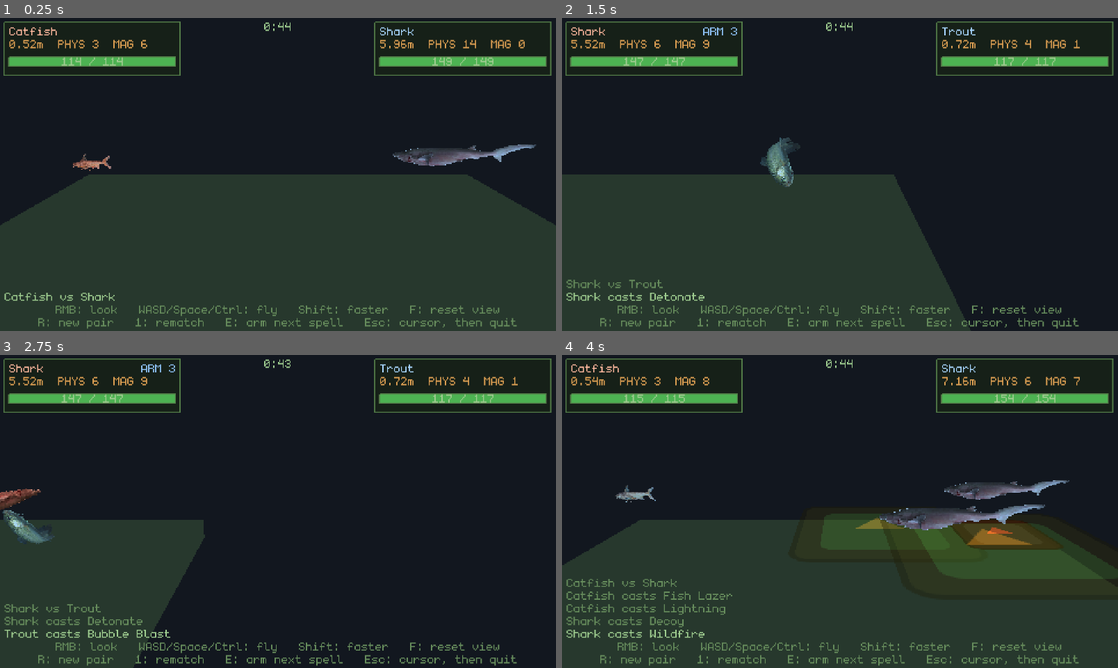
Above: before the commit, frames 1-4 (two rows, left to right).
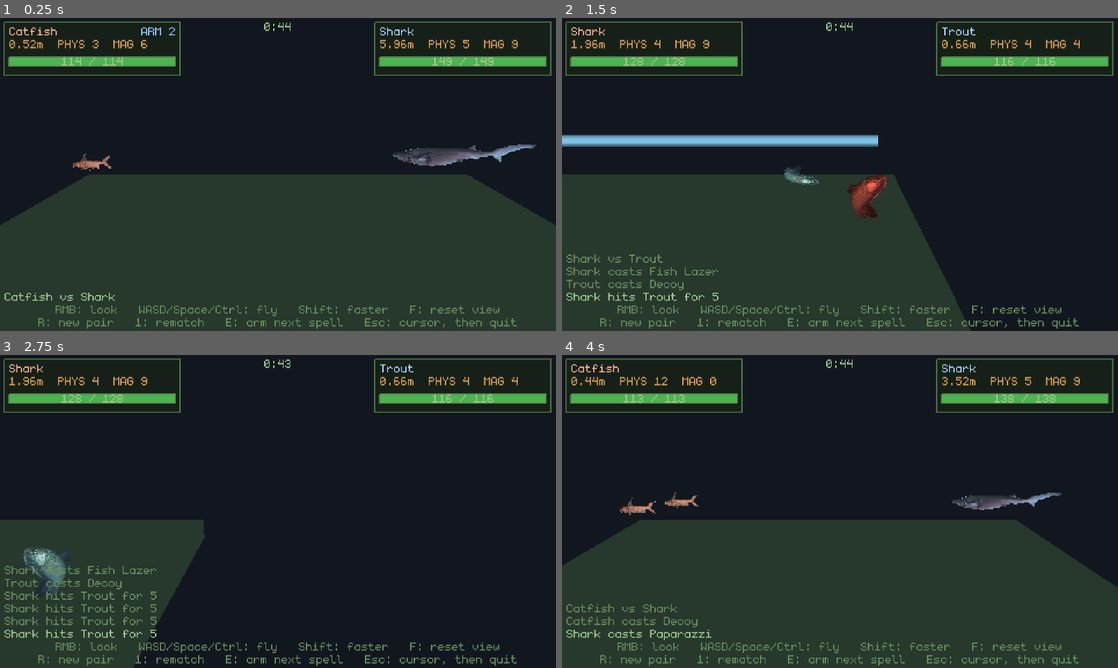
Above: after the commit, the same moments.

Repository: poissew/fishing-game
Game: Godot game, scene res://dev/TestArena.tscn
The game is run twice, just before and just after one commit, with the same random seed, the same clock (stepped at 60 frames per second) and the same inputs. This scene is started directly instead of the project's main scene. The engine's default icon, where the game draws it, is replaced by a stand-in: a white triangle on a blue panel in a dark square.
Inputs (mouse positions are in pixels of both pictures, inside the frame that each line leads up to):
- Up to frame 1 (0.25 s): no input
- Up to frame 2 (1.5 s): tap Enter (ui_accept) at 0.5, 0.77 s; move the mouse to (962, 158) at 0.52 s; hold D (right) 0.53-1.25 s; hold E (interact) 0.53-1.25 s; click (962, 158) at 0.67 s; drag from (728, 190) to (812, 237) at 1.27 s
- Up to frame 3 (2.75 s): move the mouse to (333, 442) at 2.02 s; hold D (right) from 2.03 s (still down); tap Space at 2.1 s
- Up to frame 4 (4 s): release D (right) at 2.75 s; drag from (812, 574) to (673, 464) at 2.77 s; move the mouse to (1006, 558) at 3.52 s; hold A (left) from 3.53 s (still down); hold Shift from 3.53 s (still down); tap Enter (ui_accept) at 3.77 s

The runs differ from the first frame. In frame 1, 0.2% of the frame differs, in the area x 25-95%, y 2-10%; in frame 2, 4.4%; in frame 3, 2.8%; in frame 4, 6.5%, in the area x 0-100%, y 6-92%.

Commit message:
feat: add leach spell

Diff:
--- a/classes/battle_fish.gd
+++ b/classes/battle_fish.gd
@@ -195,6 +195,10 @@
 ## Fired when this fish loses health. `from` is the fish that did it, or null
 ## for damage that came from somewhere else.
 signal took_damage(amount: int, from: BattleFish)
+
+## Fired when health goes back on, with what was actually put back. Only Leech
+## does this - nothing else in the arena gives any.
+signal healed(amount: int)
 ## Fired when the blow that would have killed this fish is held off instead,
 ## with how long it has left on its feet.
 signal last_stand_started(seconds: float)
@@ -296,6 +300,10 @@
 var _beam_firing := false
 var _beam_tick := 0.0
 var _beam_dir := Vector3.RIGHT
+
+## The leeches this fish has dropped that are still about, waiting or attached.
+## Counted against LeechSpellData.max_stacks, and pruned as it counts.
+var _leeches: Array[SpellLeech] = []
 
 ## The volley a spell left running: what there is still to fire, at what, and
 ## how long the fish hangs there before gravity gets it back.
@@ -356,6 +364,7 @@
 	# A fish sent into the arena again gets its refusal back with its health.
 	_last_stand_left = 0.0
 	_last_stand_used = false
+	_leeches.clear()
 	_end_clone()
 	_read_passives()
 	# bind_fish() is usually called before the body is in the tree, so the
@@ -515,6 +524,19 @@
 ## 0.0 dead, 1.0 untouched. For a health bar over the fish.
 func health_ratio() -> float:
 	return fish.health_ratio() if fish != null else 0.0
+
+## Puts health back, and returns what actually went back on. Deliberately
+## narrow, because Leech is the only thing in the arena that heals anything: a
+## dead fish stays dead, and a fish topped up during its last stand still dies
+## when the stand runs out, since _tick_last_stand() collects whatever it has at
+## that moment rather than what it had when the blow was refused.
+func heal(amount: int) -> int:
+	if fish == null or not is_alive() or amount <= 0:
+		return 0
+	var gained := fish.heal(amount)
+	if gained > 0:
+		healed.emit(gained)
+	return gained
 
 ## Takes `amount` off the bound fish and returns what it actually lost. This is
 ## the way every touch gets applied; the shove is away from the fish that landed
@@ -1380,14 +1402,35 @@
 	if not landed or fish == null or not is_alive() or is_stunned() or _hang_left > 0.0:
 		return
 	for spell in fish.ready_spells(SpellData.Trigger.ON_LANDING):
-		var burn := spell.data as BurnZoneSpellData
-		if burn == null:
+		if not _worth_landing(spell.data):
 			continue
 		var damage := spell.try_cast_at(caster_power(spell.data))
 		if damage == SpellInstance.NOT_READY:
 			continue
 		cast_spell.emit(spell.data, null)
+		_apply_on_landing(spell.data, damage)
+
+## Whether a spell waiting on a landing has anything to do with this one. A
+## patch of fire always has; a leech has not, once the fish already has as many
+## out as the spell allows. Refusing here rather than after the cast is what
+## keeps the cooldown from being spent on a leech that was never dropped - a
+## fish lands constantly, so the stack is the pacing and the cooldown only sets
+## how fast the fish can build it back up.
+func _worth_landing(data: SpellData) -> bool:
+	var leech := data as LeechSpellData
+	if leech != null:
+		return leech_count() < leech.max_stacks
+	return data is BurnZoneSpellData
+
+## What a spell does with the landing once it has been paid for.
+func _apply_on_landing(data: SpellData, damage: int) -> void:
+	var burn := data as BurnZoneSpellData
+	if burn != null:
 		_light_zone(burn, damage)
+		return
+	var leech := data as LeechSpellData
+	if leech != null:
+		_drop_leech(leech, damage)
 
 ## Leaves a patch of fire where the fish just came down. Parented alongside it
 ## rather than under it, like every other effect, so it stays where it was lit
@@ -1399,6 +1442,28 @@
 		damage, self)
 	if zone != null:
 		zone.hit_fish.connect(_on_bubble_hit)
+
+## How many of this fish's leeches are still about, waiting or attached, and
+## the only place the list is pruned: a leech frees itself, so the count is
+## worked out by asking rather than by being told.
+func leech_count() -> int:
+	var live: Array[SpellLeech] = []
+	for leech in _leeches:
+		if is_instance_valid(leech):
+			live.append(leech)
+	_leeches = live
+	return _leeches.size()
+
+## Leaves a leech on the floor where the fish just came down. Parented alongside
+## it like every other effect, so it stays where it was dropped, and kept in
+## `_leeches` so the fish knows how many it has out.
+func _drop_leech(spell: LeechSpellData, damage: int) -> void:
+	var leech := SpellLeech.drop(_effect_parent(), ground_position(), spell,
+		damage, self)
+	if leech == null:
+		return
+	leech.hit_fish.connect(_on_bubble_hit)
+	_leeches.append(leech)
 
 ## Spends a spell that was waiting for the top of a hop. Nothing to shoot at
 ## means the charge is kept rather than spent on the scenery - unlike an ON_HIT
--- a/classes/fish_data.gd
+++ b/classes/fish_data.gd
@@ -20,6 +20,7 @@
 	preload("res://data/spells/fishnet.tres"),
 	preload("res://data/spells/fish_lazer.tres"),
 	preload("res://data/spells/lightning.tres"),
+	preload("res://data/spells/leech.tres"),
 ]
 
 enum Rarity {
--- /dev/null
+++ b/classes/spells/leech_spell_data.gd
@@ -0,0 +1,63 @@
+## Leeches dropped on the floor, which latch onto whatever stands on them and
+## drink.
+##
+## The fish leaves one behind every time it lands, up to `max_stacks` of them at
+## once - that cap is the real pacing, not the cooldown, because a fish lands
+## constantly. A leech waits `life` seconds for somebody to come along; once it
+## has caught one it rides that fish for `duration`, taking `damage_scale` of the
+## owner's magic every `interval` and handing `heal_share` of it back.
+##
+## It is the only spell that gives health rather than only taking it, so the
+## swing is twice what the damage says: what the victim loses, the owner gains.
+class_name LeechSpellData
+extends SpellData
+
+@export_category("Leeches")
+## How many of one fish's leeches can be out at once, waiting or attached. The
+## fish simply does not drop another until one of them is gone.
+@export_range(1, 10, 1) var max_stacks: int = 3
+## Seconds a leech lies on the floor waiting before it dries up.
+@export_range(1.0, 60.0, 0.5, "suffix:s") var life: float = 12.0
+## And how long it drinks for once it has latched on.
+@export_range(0.5, 30.0, 0.5, "suffix:s") var duration: float = 5.0
+## Seconds between two mouthfuls.
+@export_range(0.1, 5.0, 0.05, "suffix:s") var interval: float = 0.5
+
+@export_category("Bite")
+## Damage a mouthful is worth, as a share of the owner's magic damage.
+##
+## Low, and the healing lower still, because this spell swings twice: what it
+## takes off one fish it puts on another. At 0.3 and a full share back it won
+## 9 arena rounds out of 9 and dragged three of them into sudden death, the
+## owner simply out-drinking the damage it was taking.
+@export var damage_scale: float = 0.2
+## How much of what it drinks goes back to the fish that dropped it. 1.0 is all
+## of it; the owner has to still be alive to get any.
+@export_range(0.0, 2.0, 0.05) var heal_share: float = 0.5
+## How close a fish has to be to be caught, and how far off the floor it may be
+## while it happens - a leech is on the ground, so something flying over it is
+## not standing on it.
+@export_range(0.05, 3.0, 0.05, "suffix:m") var radius: float = 0.45
+@export_range(0.05, 3.0, 0.05, "suffix:m") var height: float = 0.6
+
+@export_category("Look")
+## What a leech is drawn as. Left empty it uses the project icon, the same
+## stand-in Wildfire uses until there is art for it.
+@export var texture: Texture2D
+@export var tint: Color = Color(0.45, 0.10, 0.18, 1.0)
+## And the tint it takes once it is attached and feeding.
+@export var fed_tint: Color = Color(0.85, 0.15, 0.25, 1.0)
+## How big one is drawn, nose to tail.
+@export_range(0.05, 2.0, 0.05, "suffix:m") var leech_size: float = 0.3
+
+## A share of the owner's magic damage, per mouthful.
+func compute_damage(caster_power: int) -> int:
+	return maxi(1, int(round(caster_power * damage_scale)))
+
+## How much of a bite of `amount` the owner gets back.
+func healing_for(amount: int) -> int:
+	return maxi(0, int(round(amount * heal_share)))
+
+## How many mouthfuls one leech gets, if it is left to finish.
+func bite_count() -> int:
+	return maxi(1, int(floor(maxf(duration, 0.1) / maxf(interval, 0.05))))
--- /dev/null
+++ b/classes/spells/spell_leech.gd
@@ -0,0 +1,166 @@
+## One leech: it lies on the floor until something stands on it, then rides that
+## fish and drinks until it is full.
+##
+## Two lives in one node. On the floor it is waiting and does nothing but look
+## for a fish it may catch; attached it stops caring about the floor entirely
+## and follows its victim, which is why it is drawn billboarded rather than laid
+## flat the way SpellFireZone is - it spends most of its life on the side of a
+## fish rather than on the ground.
+##
+## Like every other effect that outlives its caster it carries its own copy of
+## what it needs: the damage rolled when it was dropped, and the team it must
+## not bite. What it cannot carry is the healing - that goes to a fish that has
+## to still be there, so the owner is checked every mouthful and a leech whose
+## owner has died simply keeps drinking for nothing.
+class_name SpellLeech
+extends Sprite3D
+
+## Used when the spell brings no art of its own.
+const DEFAULT_TEXTURE: Texture2D = preload("res://icon.svg")
+
+## How far above the floor a waiting leech sits, so it does not z-fight it.
+const GROUND_LIFT := 0.04
+## And how far up the side of a fish it climbs once it has latched on.
+const RIDE_HEIGHT := 0.12
+
+## It twitches while it waits, so a leech on the floor is not mistaken for a
+## decal that has been left behind.
+const IDLE_PULSE := 0.18
+const IDLE_RATE := 2.4
+## Share of its remaining life over which it fades out.
+const FADE_LAST := 0.3
+
+## Fired when a mouthful takes health off something, so the owner can report it.
+## There is no signal for the healing: that arrives on the owner itself, as
+## BattleFish.healed, which is where anything watching would look for it.
+signal hit_fish(target: BattleFish, amount: int)
+
+var _spell: LeechSpellData = null
+var _damage := 0
+var _team := -1
+var _caster: BattleFish = null
+var _victim: BattleFish = null
+var _left := 0.0
+## The full length of whichever life it is living - `life` while it waits,
+## `duration` once it has latched on - so the fade is measured against the right
+## clock rather than always against the long one.
+var _span := 1.0
+var _timer := 0.0
+var _age := 0.0
+
+## Drops a leech at `ground`, which is the floor the fish came down on. The
+## caller keeps hold of it for the signals and to count its own stack.
+static func drop(parent: Node3D, ground: Vector3, spell: LeechSpellData,
+		damage: int, caster: BattleFish) -> SpellLeech:
+	if parent == null or spell == null or caster == null:
+		return null
+	var leech := SpellLeech.new()
+	leech._spell = spell
+	leech._damage = damage
+	leech._caster = caster
+	leech._team = caster.team
+	leech._left = maxf(spell.life, 0.1)
+	leech._span = leech._left
+	leech.texture = spell.texture if spell.texture != null else DEFAULT_TEXTURE
+	leech.modulate = spell.tint
+	leech.texture_filter = BaseMaterial3D.TEXTURE_FILTER_NEAREST
+	leech.shaded = false
+	# Billboarded, like the bubble and unlike a patch of fire: it ends up stuck
+	# to the side of a fish, where a quad lying flat would be edge-on.
+	leech.billboard = BaseMaterial3D.BILLBOARD_ENABLED
+	leech.alpha_cut = SpriteBase3D.ALPHA_CUT_DISCARD
+	leech.pixel_size = spell.leech_size / maxf(float(leech.texture.get_width()), 1.0)
+	parent.add_child(leech)
+	leech.global_position = ground + Vector3.UP * GROUND_LIFT
+	return leech
+
+## Whether this one has caught something and is drinking.
+func is_attached() -> bool:
+	return _victim != null and is_instance_valid(_victim)
+
+func _process(delta: float) -> void:
+	if _spell == null:
+		return
+	_age += delta
+	var fade := clampf(_left / (maxf(_span, 0.1) * FADE_LAST), 0.0, 1.0)
+	if is_attached():
+		modulate = _spell.fed_tint
+		modulate.a = _spell.fed_tint.a * fade
+		return
+	# Waiting: breathing quietly on the floor.
+	modulate = _spell.tint
+	modulate.a = _spell.tint.a * fade \
+		* (1.0 - IDLE_PULSE + IDLE_PULSE * sin(_age * TAU * IDLE_RATE))
+
+func _physics_process(delta: float) -> void:
+	if _spell == null:
+		queue_free()
+		return
+	_left -= delta
+	if _left <= 0.0:
+		queue_free()
+		return
+	if is_attached():
+		_ride(delta)
+	elif _victim != null:
+		# It was riding a fish that has since been freed: nothing to hold on to.
+		queue_free()
+	else:
+		_look_for_a_fish()
+
+## Rides its victim and drinks on the clock.
+func _ride(delta: float) -> void:
+	global_position = _victim.global_position + Vector3.UP * RIDE_HEIGHT
+	if not _victim.is_alive():
+		queue_free()
+		return
+	_timer -= delta
+	if _timer > 0.0:
+		return
+	_timer += maxf(_spell.interval, 0.05)
+	_bite()
+
+## One mouthful: off the victim, and as much of it as the spell allows back into
+## the fish that dropped this.
+func _bite() -> void:
+	var source: BattleFish = _caster if is_instance_valid(_caster) else null
+	# No shove: a leech that threw its victim across the arena every half second
+	# would be shaking it off rather than drinking from it.
+	var dealt := _victim.take_blast(_damage, _victim.global_position, 0.0, source,
+		BattleFish.kind_of(_spell))
+	if dealt <= 0:
+		return
+	hit_fish.emit(_victim, dealt)
+	if source == null or not source.is_alive():
+		return
+	source.heal(_spell.healing_for(dealt))
+
+## Looks for something standing on it. The first fish it may bite that is close
+## enough along the floor and low enough above it gets the leech.
+func _look_for_a_fish() -> void:
+	for node in get_tree().get_nodes_in_group(BattleFish.GROUP):
+		var fish := node as BattleFish
+		if not _may_bite(fish):
+			continue
+		var offset := fish.global_position - global_position
+		if absf(offset.y) > _spell.height:
+			continue
+		offset.y = 0.0
+		if offset.length() > _spell.radius + fish.world_length() * 0.25:
+			continue
+		_victim = fish
+		# Its own clock starts again the moment it latches on: the time it spent
+		# waiting is not time it spent drinking.
+		_left = maxf(_spell.duration, 0.1)
+		_span = _left
+		_timer = maxf(_spell.interval, 0.05)
+		return
+
+## The team half of BattleFish.can_hit(), with the fish that dropped it ruled
+## out: a fish lands in the middle of its own leeches every single time.
+func _may_bite(fish: BattleFish) -> bool:
+	if fish == null or not fish.is_alive():
+		return false
+	if is_instance_valid(_caster) and fish == _caster:
+		return false
+	return _team < 0 or fish.team != _team
--- /dev/null
+++ b/data/spells/leech.tres
@@ -0,0 +1,23 @@
+[gd_resource type="Resource" script_class="LeechSpellData" format=3]
+
+[ext_resource type="Script" path="res://classes/spells/leech_spell_data.gd" id="1_leech"]
+
+[resource]
+script = ExtResource("1_leech")
+name = "Leech"
+description = "Leaves leeches on the floor wherever it lands. Anything that stands on one wears it for a while, and what the leech drinks goes back into the fish that dropped it."
+trigger = 6
+base_power = 0
+base_type = 5
+base_cooldown = 4
+max_stacks = 3
+life = 10.0
+duration = 5.0
+interval = 0.5
+damage_scale = 0.2
+heal_share = 0.5
+radius = 0.45
+height = 0.6
+tint = Color(0.45, 0.1, 0.18, 1)
+fed_tint = Color(0.85, 0.15, 0.25, 1)
+leech_size = 0.3
--- a/dev/arena_hud.gd
+++ b/dev/arena_hud.gd
@@ -30,6 +30,7 @@
 const C_ARMOUR       := Color(0.55, 0.75, 0.95, 1.00)
 const C_WARD         := Color(0.60, 0.55, 0.95, 1.00)
 const C_IMMUNE       := Color(0.85, 0.95, 1.00, 1.00)
+const C_LEECH        := Color(0.90, 0.35, 0.45, 1.00)
 const C_CLOCK        := Color(0.62, 0.80, 0.56, 1.00)
 const C_SUDDEN       := Color(0.90, 0.35, 0.30, 1.00)
 
@@ -117,6 +118,11 @@
 	if battler.is_in_last_stand():
 		status_x = _draw_status(font, status_x, at.y + PAD + UIFont.CAP_H,
 			"IMMUNE %.1f" % battler.last_stand_left(), C_IMMUNE)
+	if battler.leech_count() > 0:
+		# How many this fish has out, not how many are on it: a leech belongs to
+		# whoever dropped it for as long as it lives.
+		status_x = _draw_status(font, status_x, at.y + PAD + UIFont.CAP_H,
+			"LEECH %d" % battler.leech_count(), C_LEECH)
 	draw_string(font, Vector2(left, at.y + PAD + LINE_H + UIFont.CAP_H),
 		"%.2fm  PHYS %d  MAG %d" % [fish.size, battler.phys_dmg(), battler.magic_dmg()],
 		HORIZONTAL_ALIGNMENT_LEFT, -1, UIFont.SIZE, C_STAT)
Not shown, added: classes/spells/leech_spell_data.gd.uid
Not shown, added: classes/spells/spell_leech.gd.uid
Not shown, changed: CLAUDE.md
